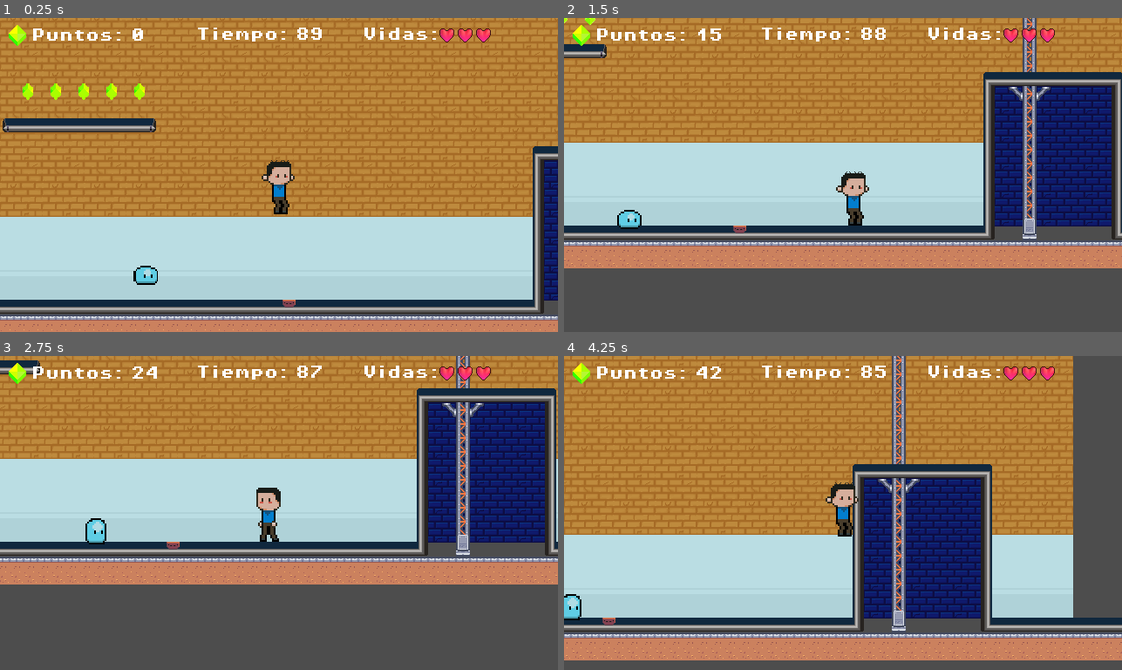
Above: before the commit, frames 1-4 (two rows, left to right).
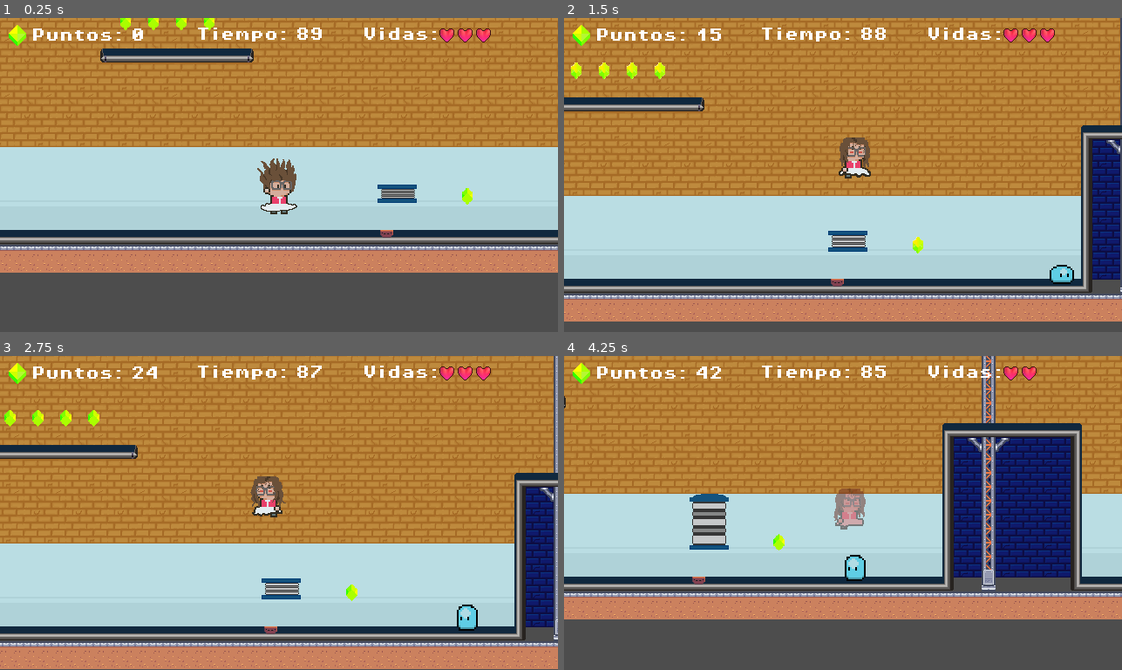
Above: after the commit, the same moments.

Repository: Chrissar19/AulaByte
Game: Godot game, scene res://escenas/niveles/nivel_tuto.tscn
Same seed, same stepped clock (60 frames per second), same inputs: the game is played once before the commit and once after it. This scene is started directly instead of the project's main scene.
Inputs:
- Up to frame 1 (0.25 s): no input
- Up to frame 2 (1.5 s): tap Enter (ui_accept) at 0.5 s; hold Right (derecha) from 0.53 s (still down); tap Space (saltar) at 0.6, 0.77, 1.07, 1.35 s
- Up to frame 3 (2.75 s): tap Space (saltar) at 1.52, 1.82, 2.1 s; release Right (derecha) at 2.03 s; hold Left (izquierda) from 2.03 s (still down)
- Up to frame 4 (4.25 s): release Left (izquierda) at 2.78 s; hold Right (derecha) from 2.78 s (still down); tap Space (saltar) at 2.85, 3.02, 3.32, 3.6, 3.77, 4.07 s

The runs differ from the first frame. In frame 1, 57% of the frame differs, in the area x 0-100%, y 0-100%; in frame 2, 67%; in frame 3, 73%; in frame 4, 59%.

Commit message:
Trampolin
Se instauro el trampolin

Diff:
--- a/AulaByte/escenas/Niveles/escena_01.tscn
+++ b/AulaByte/escenas/Niveles/escena_01.tscn
@@ -2,10 +2,10 @@
 
 [ext_resource type="Script" uid="uid://dcpdjyh6hwpi0" path="res://scripts/game_manager.gd" id="1_t8awx"]
 [ext_resource type="FontFile" uid="uid://bbow2nrr858wg" path="res://recursos/fuentes/Ayuda.TTF" id="2_f5kba"]
-[ext_resource type="Texture2D" uid="uid://dr3bkmou477j5" path="res://recursos/imagenes/tileSets/FondoSheet.png" id="3_6lk43"]
-[ext_resource type="Texture2D" uid="uid://dto4s5nn7kjhi" path="res://recursos/imagenes/tileSets/pared ladrillo.png" id="4_gu41u"]
-[ext_resource type="Texture2D" uid="uid://cxyafbo3ck6fg" path="res://recursos/imagenes/tileSets/Pisos.png" id="5_870s8"]
-[ext_resource type="Texture2D" uid="uid://dwol4vs2hvfno" path="res://recursos/imagenes/tileSets/Tilesets Decoracion.png" id="6_iw8xk"]
+[ext_resource type="Texture2D" uid="uid://dr3bkmou477j5" path="res://recursos/imagenes/TileSets/FondoSheet.png" id="3_6lk43"]
+[ext_resource type="Texture2D" uid="uid://dto4s5nn7kjhi" path="res://recursos/imagenes/TileSets/pared ladrillo.png" id="4_gu41u"]
+[ext_resource type="Texture2D" uid="uid://cxyafbo3ck6fg" path="res://recursos/imagenes/TileSets/Pisos.png" id="5_870s8"]
+[ext_resource type="Texture2D" uid="uid://dwol4vs2hvfno" path="res://recursos/imagenes/TileSets/Tilesets Decoracion.png" id="6_iw8xk"]
 [ext_resource type="PackedScene" uid="uid://bms0pstsaou5r" path="res://escenas/personajes/enemigos/enemigo_slime_blue.tscn" id="7_58txc"]
 [ext_resource type="PackedScene" uid="uid://bm8vysgbk4wkp" path="res://escenas/ui/zona_muerta.tscn" id="9_dgd20"]
 [ext_resource type="PackedScene" uid="uid://cydd1023br6iv" path="res://escenas/objetos_interacciones/bits_moneda.tscn" id="10_ueave"]
--- a/AulaByte/escenas/intro/Intro.tscn
+++ b/AulaByte/escenas/intro/Intro.tscn
@@ -7,7 +7,7 @@
 [ext_resource type="AudioStream" uid="uid://biyvnkp6g7k8y" path="res://recursos/audio/narraciones/intro1.wav" id="5_hd364"]
 [ext_resource type="AudioStream" uid="uid://dhuf6ny74je2f" path="res://recursos/audio/narraciones/intro2.wav" id="6_ftjmw"]
 [ext_resource type="AudioStream" uid="uid://jg4ob6v7dql3" path="res://recursos/audio/narraciones/intro3.wav" id="7_iwusb"]
-[ext_resource type="FontFile" uid="uid://61t7afss7gsj" path="res://recursos/fuentes/Normal.ttf" id="8_ftjmw"]
+[ext_resource type="FontFile" uid="uid://61t7afss7gsj" path="res://recursos/fuentes/normal.ttf" id="8_ftjmw"]
 
 [sub_resource type="StyleBoxFlat" id="StyleBoxFlat_hd364"]
 content_margin_left = 10.0
--- a/AulaByte/escenas/menu/Seleccion_personaje/seleccion_personaje.tscn
+++ b/AulaByte/escenas/menu/Seleccion_personaje/seleccion_personaje.tscn
@@ -1,8 +1,8 @@
 [gd_scene load_steps=9 format=4 uid="uid://cj8vcwm8nhfu7"]
 
 [ext_resource type="Script" uid="uid://dooupabinrph4" path="res://scripts/niveles/seleccion_personaje.gd" id="1_1yhaj"]
-[ext_resource type="Texture2D" uid="uid://dto4s5nn7kjhi" path="res://recursos/imagenes/tileSets/pared ladrillo.png" id="2_8tjb6"]
-[ext_resource type="FontFile" uid="uid://61t7afss7gsj" path="res://recursos/fuentes/Normal.ttf" id="3_40f4r"]
+[ext_resource type="Texture2D" uid="uid://dto4s5nn7kjhi" path="res://recursos/imagenes/TileSets/pared ladrillo.png" id="2_8tjb6"]
+[ext_resource type="FontFile" uid="uid://61t7afss7gsj" path="res://recursos/fuentes/normal.ttf" id="3_40f4r"]
 [ext_resource type="FontFile" uid="uid://cqpyvmpwwbql2" path="res://recursos/fuentes/Titulos.ttf" id="4_s5o1y"]
 [ext_resource type="AudioStream" uid="uid://rv3tqp8mrdwm" path="res://recursos/audio/efectos/click.wav" id="5_3oyyv"]
 [ext_resource type="AudioStream" uid="uid://smlda04d7351" path="res://recursos/audio/efectos/cambio_personaje.wav" id="6_l5nic"]
--- a/AulaByte/escenas/niveles/nivel_tuto.tscn
+++ b/AulaByte/escenas/niveles/nivel_tuto.tscn
@@ -1,18 +1,19 @@
-[gd_scene load_steps=22 format=4 uid="uid://cqk82ixbb1sb0"]
+[gd_scene load_steps=23 format=4 uid="uid://cqk82ixbb1sb0"]
 
 [ext_resource type="Script" uid="uid://bl84y62aosyrq" path="res://scripts/niveles/nivel_tuto.gd" id="1_wwpym"]
-[ext_resource type="Texture2D" uid="uid://dto4s5nn7kjhi" path="res://recursos/imagenes/tileSets/pared ladrillo.png" id="2_1g06v"]
-[ext_resource type="Texture2D" uid="uid://dr3bkmou477j5" path="res://recursos/imagenes/tileSets/FondoSheet.png" id="3_wsaak"]
-[ext_resource type="Texture2D" uid="uid://14pnjoo6241b" path="res://recursos/imagenes/tileSets/DecoracionesFondo.png" id="4_5rite"]
-[ext_resource type="TileSet" uid="uid://dbxx1jhbs275d" path="res://escenas/Niveles/pisos.tres" id="4_cn7c0"]
+[ext_resource type="Texture2D" uid="uid://dto4s5nn7kjhi" path="res://recursos/imagenes/TileSets/pared ladrillo.png" id="2_1g06v"]
+[ext_resource type="Texture2D" uid="uid://dr3bkmou477j5" path="res://recursos/imagenes/TileSets/FondoSheet.png" id="3_wsaak"]
+[ext_resource type="Texture2D" uid="uid://14pnjoo6241b" path="res://recursos/imagenes/TileSets/DecoracionesFondo.png" id="4_5rite"]
+[ext_resource type="TileSet" uid="uid://dbxx1jhbs275d" path="res://escenas/niveles/pisos.tres" id="4_cn7c0"]
 [ext_resource type="PackedScene" uid="uid://t8ur3tgfe14n" path="res://escenas/ui/puntos_inicio.tscn" id="4_ougkj"]
 [ext_resource type="PackedScene" uid="uid://brfxoes3nrqbr" path="res://escenas/ui/hud.tscn" id="5_auyua"]
 [ext_resource type="PackedScene" uid="uid://1eeeqekb3ych" path="res://escenas/objetos_interacciones/caja.tscn" id="6_1g06v"]
 [ext_resource type="PackedScene" uid="uid://mher13w4mave" path="res://escenas/trampas/zona_muerte.tscn" id="6_k7v1a"]
 [ext_resource type="PackedScene" uid="uid://cydd1023br6iv" path="res://escenas/objetos_interacciones/bits_moneda.tscn" id="10_wsaak"]
 [ext_resource type="PackedScene" uid="uid://dkm0atk4qawk3" path="res://escenas/objetos_interacciones/plataforma.tscn" id="11_cn7c0"]
-[ext_resource type="PackedScene" uid="uid://bn26h8nuu10nr" path="res://escenas/personajes/Romo/Romo.tscn" id="13_5vv37"]
+[ext_resource type="PackedScene" uid="uid://jgf3xqgo0gm5" path="res://escenas/objetos_interacciones/saltarin.tscn" id="13_ebm80"]
 [ext_resource type="PackedScene" uid="uid://dfr8bmdn5actv" path="res://escenas/personajes/enemigos/slime_azul.tscn" id="13_snr6v"]
+[ext_resource type="PackedScene" uid="uid://57wg0kv8rcf6" path="res://escenas/personajes/Delgado/delgado.tscn" id="14_vv2vj"]
 
 [sub_resource type="TileSetAtlasSource" id="TileSetAtlasSource_5rite"]
 texture = ExtResource("2_1g06v")
@@ -301,11 +302,12 @@
 }
 
 [node name="NivelTuto" type="Node2D"]
+position = Vector2(-1, 0)
 script = ExtResource("1_wwpym")
 camara_alto = -528
 camara_izquierda = -850
 camara_derecha = 720
-camara_abajo = 160
+camara_abajo = 176
 cuenta_regresiva = 90.0
 
 [node name="Fondos" type="Node" parent="."]
@@ -367,7 +369,7 @@
 position = Vector2(-192, -80)
 
 [node name="BitsMoneda11" parent="Puntos" instance=ExtResource("10_wsaak")]
-position = Vector2(-160, -80)
+position = Vector2(104, 120)
 
 [node name="BitsMoneda12" parent="Puntos" instance=ExtResource("10_wsaak")]
 position = Vector2(-576, -160)
@@ -393,11 +395,17 @@
 autoplay = "Vertical"
 
 [node name="Caja" parent="." instance=ExtResource("6_1g06v")]
+z_index = 1
 position = Vector2(327, -312)
 
 [node name="SlimeAzul" parent="." instance=ExtResource("13_snr6v")]
 z_index = 1
-position = Vector2(-160, 120)
-
-[node name="Romo" parent="." instance=ExtResource("13_5vv37")]
-collision_mask = 3
+position = Vector2(225, 112)
+
+[node name="Saltarin" parent="." instance=ExtResource("13_ebm80")]
+z_index = 1
+position = Vector2(25, 96)
+fuerza_rebote = -600.0
+
+[node name="Delgado" parent="." instance=ExtResource("14_vv2vj")]
+position = Vector2(-111, 80)
--- a/AulaByte/escenas/niveles/pisos.tres
+++ b/AulaByte/escenas/niveles/pisos.tres
@@ -1,6 +1,6 @@
 [gd_resource type="TileSet" load_steps=3 format=3 uid="uid://dbxx1jhbs275d"]
 
-[ext_resource type="Texture2D" uid="uid://cxyafbo3ck6fg" path="res://recursos/imagenes/tileSets/Pisos.png" id="1_kt5if"]
+[ext_resource type="Texture2D" uid="uid://cxyafbo3ck6fg" path="res://recursos/imagenes/TileSets/Pisos.png" id="1_kt5if"]
 
 [sub_resource type="TileSetAtlasSource" id="TileSetAtlasSource_xrjwx"]
 texture = ExtResource("1_kt5if")
@@ -98,5 +98,6 @@
 11:2/0 = 0
 
 [resource]
-physics_layer_0/collision_layer = 1
+physics_layer_0/collision_layer = 33
+physics_layer_0/collision_mask = 13
 sources/2 = SubResource("TileSetAtlasSource_xrjwx")
--- a/AulaByte/escenas/objetos_interacciones/bits_moneda.tscn
+++ b/AulaByte/escenas/objetos_interacciones/bits_moneda.tscn
@@ -39,7 +39,8 @@
 
 [node name="BitsMoneda" type="Area2D"]
 scale = Vector2(0.8, 0.8)
-collision_mask = 2
+collision_layer = 2
+collision_mask = 4
 script = ExtResource("1_t74wm")
 
 [node name="AnimatedSprite2D" type="AnimatedSprite2D" parent="."]
--- /dev/null
+++ b/AulaByte/escenas/objetos_interacciones/saltarin.tscn
@@ -0,0 +1,98 @@
+[gd_scene load_steps=13 format=3 uid="uid://jgf3xqgo0gm5"]
+
+[ext_resource type="Script" uid="uid://cr74q71aqver3" path="res://scripts/objetos/saltarin.gd" id="1_l3ecv"]
+[ext_resource type="Texture2D" uid="uid://dppekgh3lmhv2" path="res://recursos/imagenes/objetos/saltarin.png" id="2_cwrbs"]
+
+[sub_resource type="AtlasTexture" id="AtlasTexture_6nikp"]
+atlas = ExtResource("2_cwrbs")
+region = Rect2(192, 0, 64, 64)
+
+[sub_resource type="AtlasTexture" id="AtlasTexture_60pan"]
+atlas = ExtResource("2_cwrbs")
+region = Rect2(128, 0, 64, 64)
+
+[sub_resource type="AtlasTexture" id="AtlasTexture_i8rgb"]
+atlas = ExtResource("2_cwrbs")
+region = Rect2(64, 0, 64, 64)
+
+[sub_resource type="AtlasTexture" id="AtlasTexture_2nq22"]
+atlas = ExtResource("2_cwrbs")
+region = Rect2(0, 0, 64, 64)
+
+[sub_resource type="AtlasTexture" id="AtlasTexture_ar7oh"]
+atlas = ExtResource("2_cwrbs")
+region = Rect2(0, 0, 64, 64)
+
+[sub_resource type="AtlasTexture" id="AtlasTexture_x3ew6"]
+atlas = ExtResource("2_cwrbs")
+region = Rect2(64, 0, 64, 64)
+
+[sub_resource type="AtlasTexture" id="AtlasTexture_gdaqv"]
+atlas = ExtResource("2_cwrbs")
+region = Rect2(128, 0, 64, 64)
+
+[sub_resource type="AtlasTexture" id="AtlasTexture_iph7g"]
+atlas = ExtResource("2_cwrbs")
+region = Rect2(192, 0, 64, 64)
+
+[sub_resource type="SpriteFrames" id="SpriteFrames_105oy"]
+animations = [{
+"frames": [{
+"duration": 1.0,
+"texture": SubResource("AtlasTexture_6nikp")
+}, {
+"duration": 1.0,
+"texture": SubResource("AtlasTexture_60pan")
+}, {
+"duration": 1.0,
+"texture": SubResource("AtlasTexture_i8rgb")
+}, {
+"duration": 1.0,
+"texture": SubResource("AtlasTexture_2nq22")
+}],
+"loop": false,
+"name": &"encoger",
+"speed": 10.0
+}, {
+"frames": [{
+"duration": 1.0,
+"texture": SubResource("AtlasTexture_ar7oh")
+}, {
+"duration": 1.0,
+"texture": SubResource("AtlasTexture_x3ew6")
+}, {
+"duration": 1.0,
+"texture": SubResource("AtlasTexture_gdaqv")
+}, {
+"duration": 1.0,
+"texture": SubResource("AtlasTexture_iph7g")
+}],
+"loop": false,
+"name": &"salto",
+"speed": 8.0
+}]
+
+[sub_resource type="RectangleShape2D" id="RectangleShape2D_wjy8a"]
+size = Vector2(45, 21)
+
+[node name="Saltarin" type="Area2D"]
+collision_layer = 16
+collision_mask = 4
+script = ExtResource("1_l3ecv")
+
+[node name="AnimatedSprite2D" type="AnimatedSprite2D" parent="."]
+sprite_frames = SubResource("SpriteFrames_105oy")
+animation = &"salto"
+
+[node name="CollisionShape2D" type="CollisionShape2D" parent="."]
+position = Vector2(-0.5, 21.5)
+shape = SubResource("RectangleShape2D_wjy8a")
+one_way_collision = true
+
+[node name="Timer" type="Timer" parent="."]
+wait_time = 0.5
+one_shot = true
+
+[connection signal="body_entered" from="." to="." method="_on_body_entered"]
+[connection signal="body_exited" from="." to="." method="_on_body_exited"]
+[connection signal="timeout" from="Timer" to="." method="_on_timer_timeout"]
--- a/AulaByte/escenas/personajes/Delgado/delgado.tscn
+++ b/AulaByte/escenas/personajes/Delgado/delgado.tscn
@@ -11,7 +11,8 @@
 
 [node name="AnimatedSprite2D" parent="." index="0"]
 sprite_frames = ExtResource("2_rojlo")
-animation = &"DelgadoDownNo"
+animation = &"DelgadoIdleNo"
+autoplay = "DelgadoIdleNo"
 
 [node name="CollisionShape2D" parent="." index="1"]
 position = Vector2(1, 10.5)
--- a/AulaByte/escenas/personajes/Insuasty/Insuasty.tscn
+++ b/AulaByte/escenas/personajes/Insuasty/Insuasty.tscn
@@ -1,7 +1,10 @@
-[gd_scene load_steps=3 format=3 uid="uid://o7nxc8ggkh43"]
+[gd_scene load_steps=4 format=3 uid="uid://o7nxc8ggkh43"]
 
 [ext_resource type="PackedScene" uid="uid://ckai8femo32e4" path="res://escenas/personajes/personaje_base.tscn" id="1_4oukd"]
 [ext_resource type="SpriteFrames" uid="uid://cwwwywaw1vrm8" path="res://escenas/personajes/Insuasty/animacion_Isuasty.tres" id="2_mu3es"]
+
+[sub_resource type="RectangleShape2D" id="RectangleShape2D_7f4g6"]
+size = Vector2(26, 56)
 
 [node name="Insuasty" instance=ExtResource("1_4oukd")]
 nombre = "Insuasty"
@@ -11,4 +14,5 @@
 animation = &"InsuastyWalkNo"
 
 [node name="CollisionShape2D" parent="." index="1"]
-position = Vector2(0.5, 4)
+position = Vector2(0, 4)
+shape = SubResource("RectangleShape2D_7f4g6")
--- a/AulaByte/escenas/personajes/Jojoa/Jojoa.tscn
+++ b/AulaByte/escenas/personajes/Jojoa/Jojoa.tscn
@@ -7,7 +7,7 @@
 size = Vector2(26, 49)
 
 [node name="Jojoa" instance=ExtResource("1_e6i7t")]
-collision_layer = 2049
+collision_layer = 2052
 nombre = "Jojoa"
 
 [node name="AnimatedSprite2D" parent="." index="0"]
--- a/AulaByte/escenas/personajes/enemigos/slime_azul.tscn
+++ b/AulaByte/escenas/personajes/enemigos/slime_azul.tscn
@@ -8,10 +8,10 @@
 
 [sub_resource type="CapsuleShape2D" id="CapsuleShape2D_adcx4"]
 radius = 4.0
-height = 26.0
+height = 20.0
 
 [sub_resource type="RectangleShape2D" id="RectangleShape2D_gxtbd"]
-size = Vector2(16, 30)
+size = Vector2(13, 30)
 
 [node name="SlimeAzul" type="CharacterBody2D"]
 script = ExtResource("1_gxtbd")
@@ -22,7 +22,7 @@
 autoplay = "slime_walk_blue"
 
 [node name="ColisionSlime" type="CollisionShape2D" parent="."]
-position = Vector2(-2.18557e-08, 6)
+position = Vector2(-7.56391e-06, 4.00002)
 rotation = 1.5708
 shape = SubResource("RectangleShape2D_8vshj")
 
@@ -33,6 +33,8 @@
 one_shot = true
 
 [node name="SensorPisoton" type="Area2D" parent="."]
+collision_layer = 8
+collision_mask = 4
 
 [node name="ColisionSensor" type="CollisionShape2D" parent="SensorPisoton"]
 position = Vector2(0, -4)
@@ -41,10 +43,10 @@
 
 [node name="DetectarJugador" type="Area2D" parent="."]
 collision_layer = 8
-collision_mask = 0
+collision_mask = 4
 
 [node name="SensorJugador" type="CollisionShape2D" parent="DetectarJugador"]
-position = Vector2(-8.9407e-08, 8)
+position = Vector2(-3.52264e-06, 9.5)
 rotation = 1.5708
 shape = SubResource("RectangleShape2D_gxtbd")
 
--- a/AulaByte/escenas/personajes/personaje_base.tscn
+++ b/AulaByte/escenas/personajes/personaje_base.tscn
@@ -7,7 +7,8 @@
 
 [node name="Jugador" type="CharacterBody2D" groups=["Jugador"]]
 z_index = 2
-collision_layer = 3
+collision_layer = 4
+collision_mask = 59
 script = ExtResource("1_ki677")
 
 [node name="AnimatedSprite2D" type="AnimatedSprite2D" parent="."]
--- a/AulaByte/project.godot
+++ b/AulaByte/project.godot
@@ -61,9 +61,12 @@
 
 [layer_names]
 
-2d_physics/layer_2="Capa2"
-2d_physics/layer_8="Enemigos"
-2d_physics/layer_12="Jugador"
+2d_physics/layer_1="Mundo"
+2d_physics/layer_2="monedas"
+2d_physics/layer_3="Personajes"
+2d_physics/layer_4="Enemigos"
+2d_physics/layer_5="Objetos"
+2d_physics/layer_6="Pisos"
 
 [rendering]
 
--- a/AulaByte/scripts/enemigos/slime_azul.gd
+++ b/AulaByte/scripts/enemigos/slime_azul.gd
@@ -3,6 +3,8 @@
 @export var vel := 30.0
 @export var grav := 400.0
 @export var daño := 1
+@export var impulso := -250.0
+@export var impulso_daño := 900.0
 
 var dir := 1
 
@@ -40,19 +42,20 @@
 # Si el jugador cae encima del slime, muere. Si no, hace daño.
 func _on_sensor_pisoton_body_entered(body):
 	if body.is_in_group("Jugador"):
-		if body.global_position.y < global_position.y - 10:
+		if body.global_position.y < global_position.y:
 			body.ganar_puntos(3)
+			body.velocity.y += impulso
 			#-- Detener movimiento y reproducir animacion muerte
 			set_physics_process(false)
 			sprite.play("slime_death_blue")
 			timer_muerte.start(0.4)
-		else:
-			body.recibir_dmg()
 
 func _on_detector_jugador_body_entered(body):
 	if body.is_in_group("Jugador"):
-		if body.global_position.y >= global_position.y - 12:
-			body.recibir_dmg()
+		#-- calcular direccion del retroceso (opuesta a la posicion del slime)
+		var dir_retroceso = sign(body.global_position.x - global_position.x)
+
+		body.recibir_dmg()
 
 func _on_timer_muerte_timeout():
 	queue_free()
--- a/AulaByte/scripts/jugador/jugador.gd
+++ b/AulaByte/scripts/jugador/jugador.gd
@@ -1,14 +1,20 @@
 extends CharacterBody2D
 
-const VEL_HORIZONTAL = 150.0
-const FUERZA_SALTO = -420.0
-const FUERZA_EMPUJE = 500.0 # Fuerza que aplica a las cajas
+const RETROCESO_X := 300.0
+const RRETROCESO_Y := -200.0
+const VEL_HORIZONTAL := 150.0
+const FUERZA_SALTO := -420.0
+const FUERZA_EMPUJE := 500.0 # Fuerza que aplica a las cajas
 const TIEMPO_DE_EMPUJE := 0.15 #-- Tiempo que se mantiene en el estado de empujar
 var tiempo_empujando := 0.0
 var hud: CanvasLayer = null
 var vidas: int = 3
 var puntos: int = 0
 var intocable: bool = false
+var esta_en_retroceso := false
+var tiempo_retroceso := 0.2
+var contador_retroceso := 0.0
+var dir_retroceso := 0.0
 
 @onready var camara: Camera2D = $Camara
 
@@ -45,6 +51,7 @@
 	# Configurar el raycast inicialmente
 	empuje_ray.enabled = true
 	empuje_ray.target_position = Vector2.ZERO
+	empuje_ray.position.y = 15
 	#--Asegurar que las vidas inicien correctamente
 	JugadorSeleccionado.reiniciar_vidas()
 
@@ -57,30 +64,42 @@
 			hud.actualizar_puntos(puntos)
 
 func _physics_process(delta: float) -> void:
-	# guardar estado anterior de empuje
-	estaba_empujando = esta_empujando
-	#--Disminuir el tiempo
-	tiempo_empujando = max(0, tiempo_empujando - delta)
-	#Reiniciar estado de empuje
-	esta_empujando = tiempo_empujando > 0
-
-	# Añadir gravedad
-	gravedad(delta)
-	# Accion de salto
-	if Input.is_action_just_pressed("saltar") and is_on_floor(): # Si se presiona la barra espacio y se esta tocando el suelo
-		salto()
-	var dir := Input.get_axis("izquierda", "derecha") # Recibe el dato entre izq o deer que envia el jugador
-
-	#--Direccion del sprite y RayCast
-	actualizar_direccion(dir)
-	#--detectar caja
-	detectar_empuje(delta)
-	#--Actualizar estado
-	actualizar_estado(dir)
-	#--Actualizar animacion
-	reproducir_animacion()
-	# Movimiento Horizontal
-	mov_horizontal(dir)
+	#-- Manejo del retroceso
+	if esta_en_retroceso:
+		contador_retroceso -= delta
+		if contador_retroceso <= 0:
+			esta_en_retroceso = false
+			modulate.a = 0.5 #-- Transparencia
+
+		#-- Aplicar retroceso
+		velocity.x = dir_retroceso * RETROCESO_X
+		velocity.y = RRETROCESO_Y
+	else:
+
+		# guardar estado anterior de empuje
+		estaba_empujando = esta_empujando
+		#--Disminuir el tiempo
+		tiempo_empujando = max(0, tiempo_empujando - delta)
+		#Reiniciar estado de empuje
+		esta_empujando = tiempo_empujando > 0
+
+		# Añadir gravedad
+		gravedad(delta)
+		# Accion de salto
+		if Input.is_action_just_pressed("saltar") and is_on_floor(): # Si se presiona la barra espacio y se esta tocando el suelo
+			salto()
+		var dir := Input.get_axis("izquierda", "derecha") # Recibe el dato entre izq o deer que envia el jugador
+
+		#--Direccion del sprite y RayCast
+		actualizar_direccion(dir)
+		#--detectar caja
+		detectar_empuje(delta)
+		#--Actualizar estado
+		actualizar_estado(dir)
+		#--Actualizar animacion
+		reproducir_animacion()
+		# Movimiento Horizontal
+		mov_horizontal(dir)
 
 	move_and_slide() #Aplica la velocidad y movimiento
 
@@ -180,29 +199,25 @@
 func _cuando_se_acabe_tiempo() -> void:
 	JugadorSeleccionado.morir()
 
-func recibir_dmg() -> void:
+func recibir_dmg(dir: float = 0.0) -> void:
 	if intocable:
 		return
 	JugadorSeleccionado.perder_vida()
 	hud.actualizar_vidas() #-- referencia a HUD
 
+	iniciar_retroceso(dir)
 	intocable = true
 	modulate.a = 0.5
 	timer_intocable.start()
 
-	retroceso()
-
 func ganar_vidas() -> void:
 	JugadorSeleccionado.ganar_vida()
 	hud.actualizar_vidas()
 
-func retroceso():
-	var fuerza_retroceso = Vector2(200, -200)
-	velocity = fuerza_retroceso if not animated_sprite_player.flip_h else Vector2(-200, -200)
-
 func _on_timer_intocable_timeout() -> void:
 	intocable = false
 	modulate.a = 1.0
+	modulate = Color(1, 1, 1)
 #---------------------------------------------------------------------------------------------------
 #-- CONFIGURACION DE CAMARA
 #---------------------------------------------------------------------------------------------------
@@ -212,3 +227,15 @@
 		camara.limit_left = izq
 		camara.limit_right = der
 		camara.limit_bottom = aba
+
+#----------------------------------------------------------------------------------------------------
+#-- RETROCESO AL RECIBIR DAÑO
+#--------------------------------------------------------------------------------------------------
+func iniciar_retroceso(direccion: float) -> void:
+	esta_en_retroceso = true
+	contador_retroceso = tiempo_retroceso
+	dir_retroceso = direccion
+	estaba_empujando = false
+
+	#-- Efectos visuales
+	modulate = Color(1, 0.5, 0.5)
--- a/AulaByte/scripts/niveles/menu_perder.gd
+++ b/AulaByte/scripts/niveles/menu_perder.gd
@@ -11,6 +11,7 @@
 var indice_seleccionado : int = -1 # <- Ningun personaje seleccionado
 
 func _ready() -> void:
+	lbl_causa_muerte.text = " "
 	if JugadorSeleccionado and JugadorSeleccionado.get_puntos() != null:
 		lbl_puntos.text = "Puntos: " + str(JugadorSeleccionado.get_puntos())
 	else:
--- /dev/null
+++ b/AulaByte/scripts/objetos/saltarin.gd
@@ -0,0 +1,35 @@
+extends Area2D
+
+@export var fuerza_rebote := -400.0
+
+var jugador: CharacterBody2D = null
+var verificar_salto := false
+
+@onready var sprite: AnimatedSprite2D = $AnimatedSprite2D
+@onready var timer: Timer = $Timer
+
+func _ready() -> void:
+	sprite.stop()
+	sprite.animation = "salto"
+	sprite.frame = 0
+	body_entered.connect(_on_body_entered)
+	body_entered.connect(_on_body_exited)
+
+func _on_body_entered(body) -> void:
+	if body.is_in_group("Jugador") and not body.is_on_floor():
+		jugador = body
+		verificar_salto = true
+		sprite.play("salto")
+		timer.start(2.0)
+
+		#-- Rebote automatico
+		if jugador.velocity.y >= 0:
+			jugador.velocity.y = fuerza_rebote
+
+func _on_body_exited(body):
+	if body == jugador:
+		jugador = null
+		verificar_salto = false
+
+func _on_timer_timeout():
+	sprite.play("encoger")
Not shown, changed: AulaByte/recursos/Audio/Musica/01.mp3.import
Not shown, changed: AulaByte/recursos/Audio/Musica/02.mp3.import
Not shown, changed: AulaByte/recursos/Audio/Musica/03.mp3.import
Not shown, changed: AulaByte/recursos/Audio/Musica/hurt.wav.import
Not shown, changed: AulaByte/recursos/Audio/Musica/time_for_adventure.mp3.import
Not shown, changed: AulaByte/recursos/Fuentes/Normal.ttf.import
Not shown, changed: AulaByte/recursos/audio/Musica/neon-pulse-30s-307999.wav.import
Not shown, changed: AulaByte/recursos/audio/Musica/tic-toc-suspenso-7312.wav.import
Not shown, changed: AulaByte/recursos/imagenes/TileSets/DecoracionesFondo.png.import
Not shown, changed: AulaByte/recursos/imagenes/TileSets/FondoSheet.png.import
Not shown, changed: AulaByte/recursos/imagenes/TileSets/Tilesets Decoracion.png.import
Not shown, changed: AulaByte/recursos/imagenes/TileSets/pared ladrillo.png.import
(and 4 more such lines)
